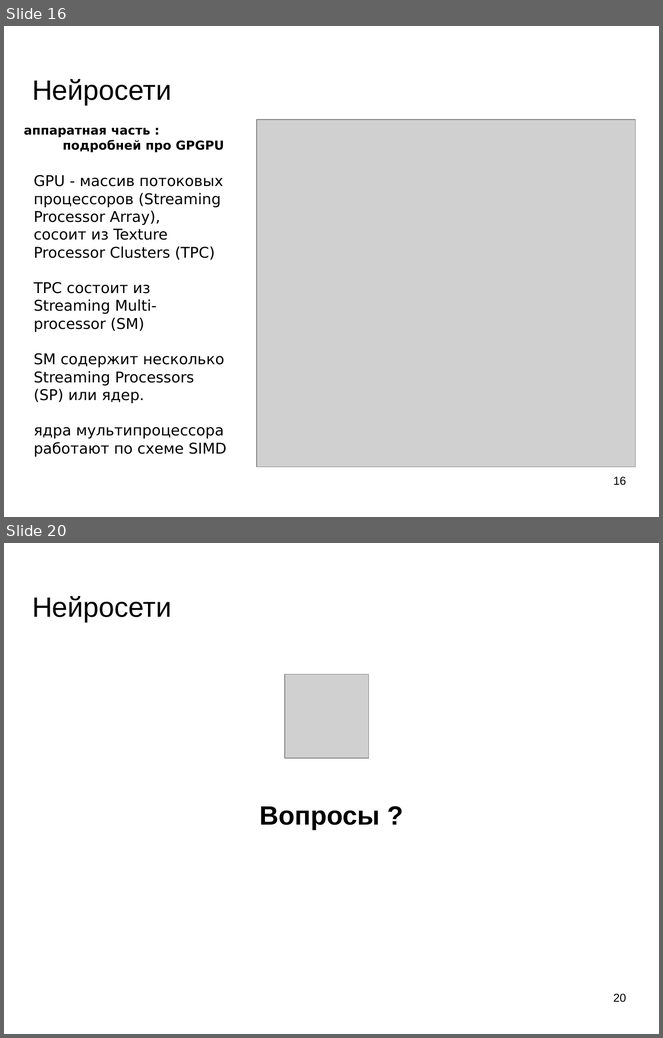
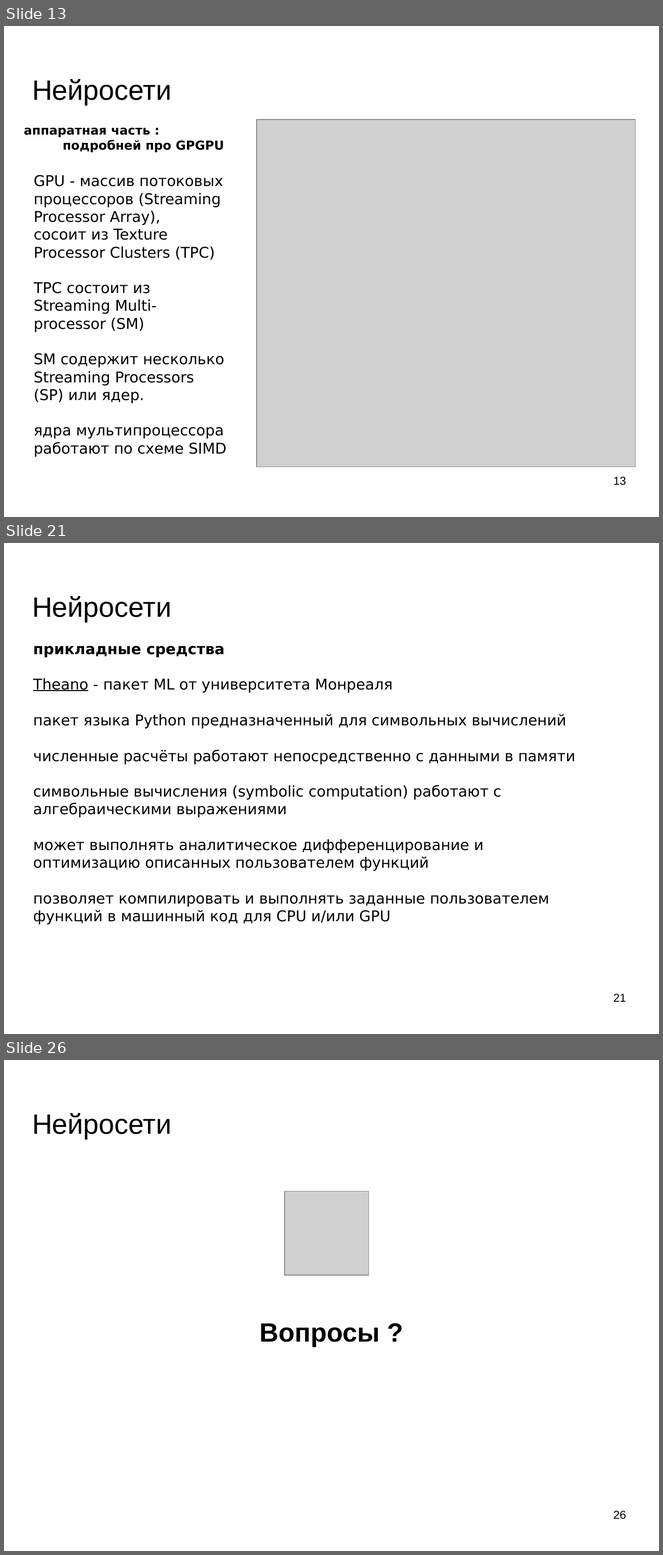
Before and after one commit to mechanoid5/ml_lectorium_legacy, a slide deck: 19-tech-stack-tf.odp. Shown one above the other, each under a label of ours: slides 16 and 20 before the commit, slides 13, 21 and 26 after it; the slides between them are not shown. The pictures are 663x1038 and 663x1555 pixels, drawn with LibreOffice and Linux fonts; fonts in the diff are those of the drawing; grey boxes stand for pictures; background and template pictures are left out. Boxes give left, top, right and bottom in pixels: in the first picture for what was removed or moved away, otherwise in the second. Text is boxed around its words. In the diff, an @@ line names an element or a change of style, - is before the commit and + after.

```diff
--- a/19-tech-stack-tf.odp
+++ b/19-tech-stack-tf.odp
@@ slide 21 added at [4, 543, 659, 1034], background picture (left out) @@
@@ title added at [32, 596, 171, 622], 33.9 pt, text #000000 @@
+Нейросети
@@ text added at [33, 646, 575, 925], 18 pt, text #000000 @@
+прикладные средства
+Theano - пакет ML от университета Монреаля
+пакет языка Python предназначенный для символьных вычислений
+численные расчёты работают непосредственно с данными в памяти
+символьные вычисления (symbolic computation) работают с алгебраическими выражениями
+может выполнять аналитическое дифференцирование и оптимизацию описанных пользователем функций
+позволяет компилировать и выполнять заданные пользователем функций в машинный код для CPU и/или GPU
@@ page number added at [613, 994, 626, 1002], 14 pt, text #000000 @@
+21
@@ what was slide 16 is now slide 13 @@
@@ page number at [613, 477, 626, 486]: text changed @@
-16
+13
@@ what was slide 20 is now slide 26 @@
@@ page number at [613, 1511, 626, 1520]: text changed @@
-20
+26
```
Also in this commit, not shown: 10 slides changed, 7 other slides added, 2 slides removed.
